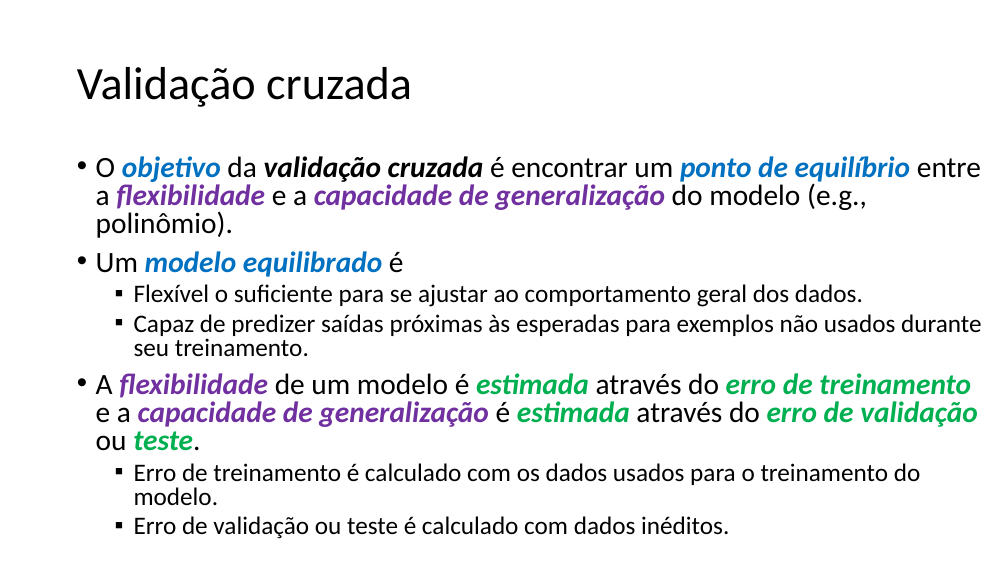
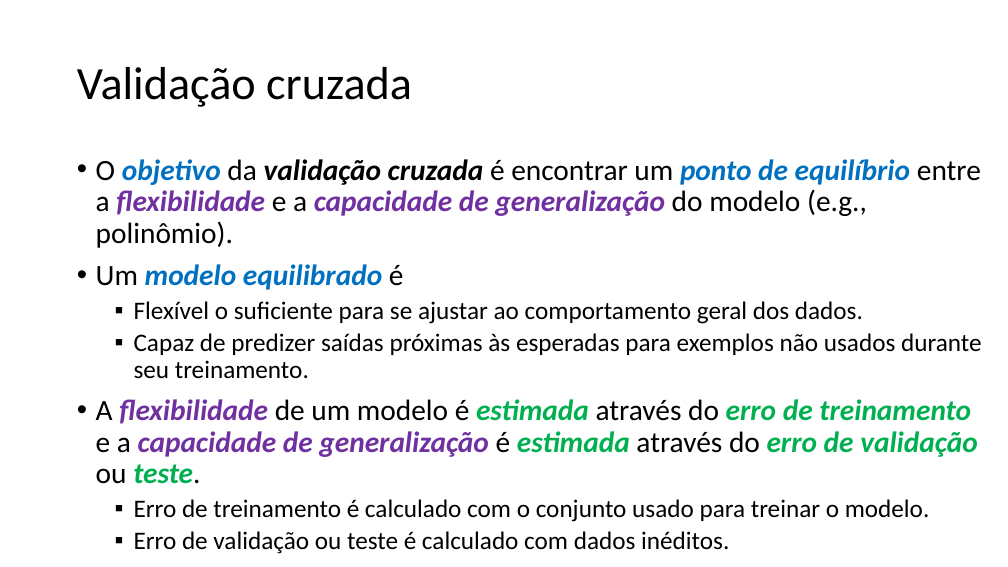
Before and after one commit to zz4fap/t319_aprendizado_de_maquina, a slide deck: slide 4 of slides/T319_Regressão_Linear (Parte V).pptx. Drawn at 1008x567 pixels with LibreOffice and Linux fonts; fonts in the diff are those of the drawing. Boxes give left, top, right and bottom in pixels: in the first picture for what was removed or moved away, otherwise in the second. Text is boxed around its words. In the diff, an @@ line names an element or a change of style, - is before the commit and + after.

```diff
--- a/slides/T319_Regressão_Linear (Parte V).pptx
+++ b/slides/T319_Regressão_Linear (Parte V).pptx
@@ text at [96, 159, 981, 554]: line spacing 0.8 to 0.9 @@
@@ text at [134, 499, 930, 522]: text changed @@
-  ▪ Erro de treinamento é calculado com os dados usados para o treinamento do modelo.
+  ▪ Erro de treinamento é calculado com o conjunto usado para treinar o modelo.
```
Also in this commit, not shown: 1 other slide changed, 4 other files.
